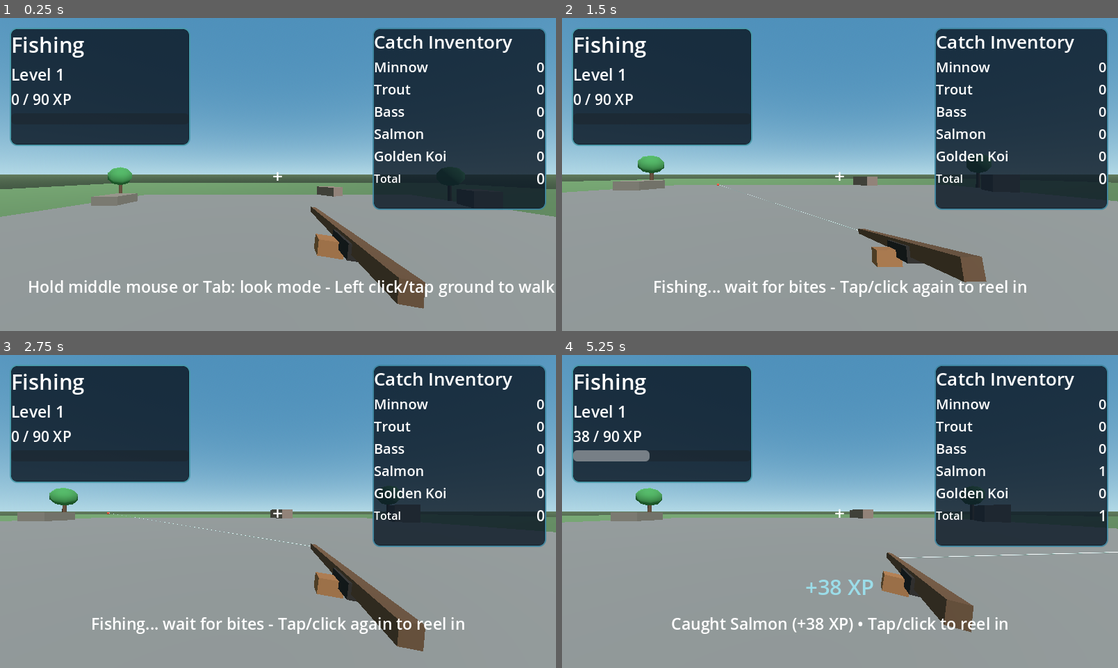
Above: before the commit, frames 1-4 (two rows, left to right).
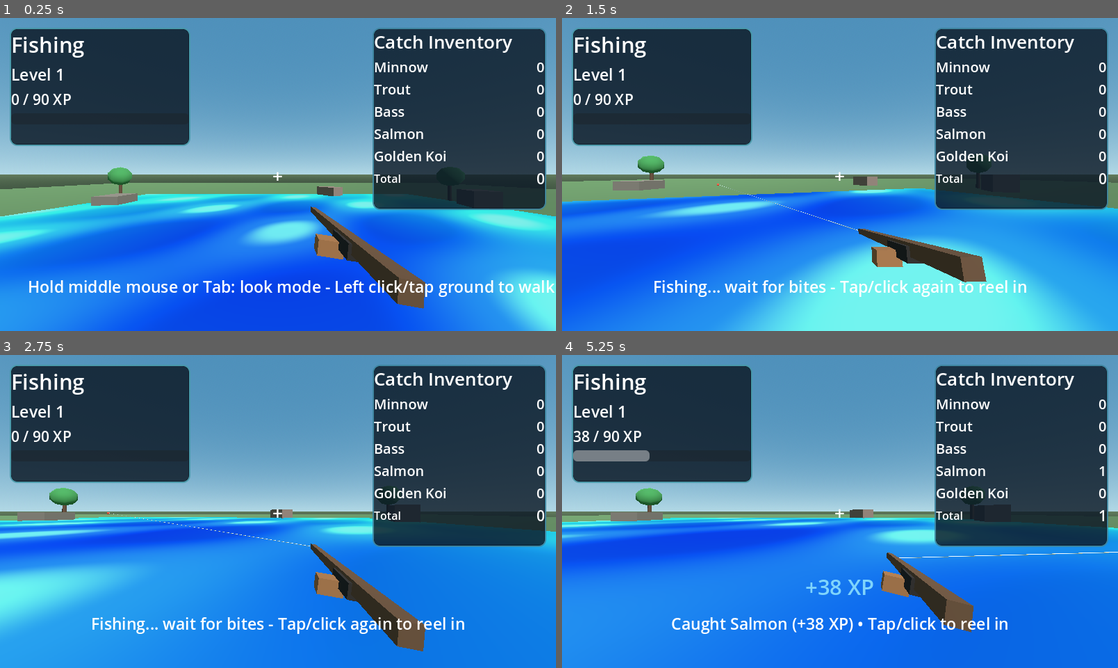
Above: after the commit, the same moments.

Repository: Churper/Skilling
Game: Godot game, scene res://scenes/main.tscn
The game is run twice, just before and just after one commit, with the same random seed, the same clock (stepped at 60 frames per second) and the same inputs.
Inputs (mouse positions are in pixels of both pictures, inside the frame that each line leads up to):
- Up to frame 1 (0.25 s): no input
- Up to frame 2 (1.5 s): tap Enter at 0.5 s; move the mouse to (962, 158) at 0.52 s; press the mouse at (962, 158) at 0.53 s; hold D (move_right) 0.53-1.25 s; tap Space (jump) at 0.77 s; release the mouse at (962, 158) at 1.25 s; drag from (728, 190) to (812, 237) at 1.27 s
- Up to frame 3 (2.75 s): move the mouse to (333, 442) at 2.02 s; press the mouse at (333, 442) at 2.03 s; hold D (move_right) from 2.03 s (still down)
- Up to frame 4 (5.25 s): release D (move_right) at 2.75 s; release the mouse at (895, 442) at 2.75 s; drag from (812, 574) to (673, 464) at 2.77 s; move the mouse to (1006, 558) at 3.52 s; press the mouse at (1006, 558) at 3.53 s; hold A (move_left) 3.53-4.25 s; tap Space (jump) at 3.77 s; release the mouse at (1006, 558) at 4.25 s; drag from (673, 464) to (756, 433) at 4.27 s; tap Enter at 5 s; move the mouse to (867, 511) at 5.02 s; press the mouse at (867, 511) at 5.03 s; hold S (move_back) from 5.03 s (still down)

The runs differ from the first frame. In frame 1, 38% of the frame differs, in the area x 0-100%, y 56-100%; in frame 2, 41%; in frame 3, 42%; in frame 4, 43%, in the area x 0-100%, y 52-100%.

Commit message:
Force saturated web-safe toon water colors

Diff:
--- a/data/game_config.json
+++ b/data/game_config.json
@@ -28,12 +28,12 @@
   },
   "world": {
     "water": {
-      "shallow_color": [0.20, 0.90, 1.00, 0.58],
-      "deep_color": [0.02, 0.26, 0.82, 0.84],
-      "edge_foam_color": [0.92, 1.00, 1.00, 0.92],
-      "wave_height": 0.085,
-      "wave_speed": 1.55,
-      "ripple_density": 18.0
+      "shallow_color": [0.10, 0.95, 1.00, 0.82],
+      "deep_color": [0.00, 0.22, 0.95, 0.92],
+      "edge_foam_color": [0.95, 1.00, 1.00, 0.98],
+      "wave_height": 0.09,
+      "wave_speed": 1.7,
+      "ripple_density": 20.0
     },
     "rocks": [
       { "position": [16.0, 0.0, 15.0], "size": [2.5, 1.0, 2.0], "rotation_y": 15.0, "color": [0.50, 0.43, 0.40] },
--- a/scripts/app_bootstrap.gd
+++ b/scripts/app_bootstrap.gd
@@ -373,7 +373,7 @@
 	var shader := Shader.new()
 	shader.code = """
 shader_type spatial;
-render_mode blend_mix, depth_draw_alpha_prepass, cull_disabled, diffuse_burley, specular_schlick_ggx;
+render_mode blend_mix, depth_draw_opaque, cull_disabled, unshaded;
 
 uniform vec4 shallow_color : source_color = vec4(0.56, 0.93, 1.0, 0.48);
 uniform vec4 deep_color : source_color = vec4(0.10, 0.46, 0.72, 0.72);
@@ -381,7 +381,6 @@
 uniform float wave_height = 0.07;
 uniform float wave_speed = 1.35;
 uniform float ripple_density = 15.0;
-uniform float normal_strength = 0.14;
 
 void vertex() {
 	float t = TIME * wave_speed;
@@ -400,30 +399,18 @@
 	float ripple_a = sin((UV.x + UV.y) * ripple_density + t * 3.1);
 	float ripple_b = cos((UV.x - UV.y) * (ripple_density * 0.75) - t * 2.4);
 	float ripple = ripple_a * 0.6 + ripple_b * 0.4;
-	float ripple_mask = smoothstep(0.28, 0.88, ripple * 0.5 + 0.5);
-	float stripe = smoothstep(0.88, 0.97, ripple * 0.5 + 0.5);
-	float stripe_dark = smoothstep(0.02, 0.18, ripple * 0.5 + 0.5);
+	float ripple_soft = smoothstep(0.20, 0.85, ripple * 0.5 + 0.5);
+	float ripple_white = smoothstep(0.78, 0.98, ripple * 0.5 + 0.5);
 
 	float shore_ring = smoothstep(0.74, 0.96, dist);
-	float foam = shore_ring * smoothstep(0.45, 0.95, ripple_mask);
-	base_color += vec3(0.12, 0.24, 0.30) * ripple_mask;
-	base_color += vec3(0.24, 0.36, 0.40) * stripe;
-	base_color -= vec3(0.08, 0.16, 0.18) * stripe_dark;
+	float foam = shore_ring * ripple_soft;
+	base_color += vec3(0.12, 0.28, 0.40) * ripple_soft;
+	base_color += vec3(0.32, 0.45, 0.50) * ripple_white;
 	base_color = mix(base_color, edge_foam_color.rgb, foam * 0.7);
 
-	float dx = cos((UV.x + UV.y) * ripple_density + t * 3.1) * 0.6 + cos((UV.x - UV.y) * (ripple_density * 0.75) - t * 2.4) * 0.4;
-	float dz = sin(UV.x * 20.0 + t * 1.5) * 0.5 + sin(UV.y * 16.0 - t * 1.2) * 0.5;
-	vec3 wave_normal = normalize(vec3(dx * normal_strength, 1.0, dz * normal_strength));
-	NORMAL = wave_normal;
-
-	float fresnel = pow(1.0 - max(dot(normalize(VIEW), wave_normal), 0.0), 3.2);
-	float spec_band = smoothstep(0.72, 0.97, ripple_mask + fresnel * 0.45);
-
 	ALBEDO = base_color;
-	EMISSION = (vec3(0.03, 0.08, 0.12) + edge_foam_color.rgb * 0.12) * (0.55 + spec_band * 0.45);
-	ROUGHNESS = clamp(0.20 - ripple_mask * 0.08, 0.05, 0.24);
-	METALLIC = 0.02;
-	ALPHA = clamp(mix(deep_color.a, shallow_color.a, shore_blend) + foam * 0.18, 0.24, 0.72);
+	EMISSION = base_color * 0.35 + edge_foam_color.rgb * (0.14 + ripple_white * 0.26);
+	ALPHA = clamp(mix(deep_color.a, shallow_color.a, shore_blend) + foam * 0.12, 0.72, 0.96);
 }
 """
 
Not shown, changed: docs/index.html
Not shown, changed: docs/index.pck
